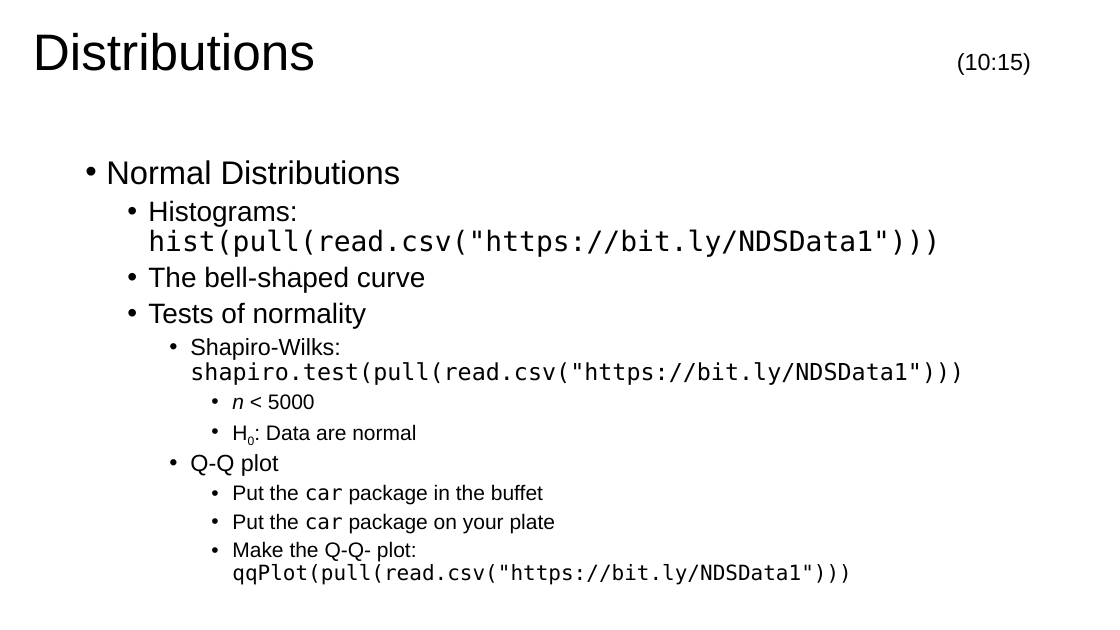
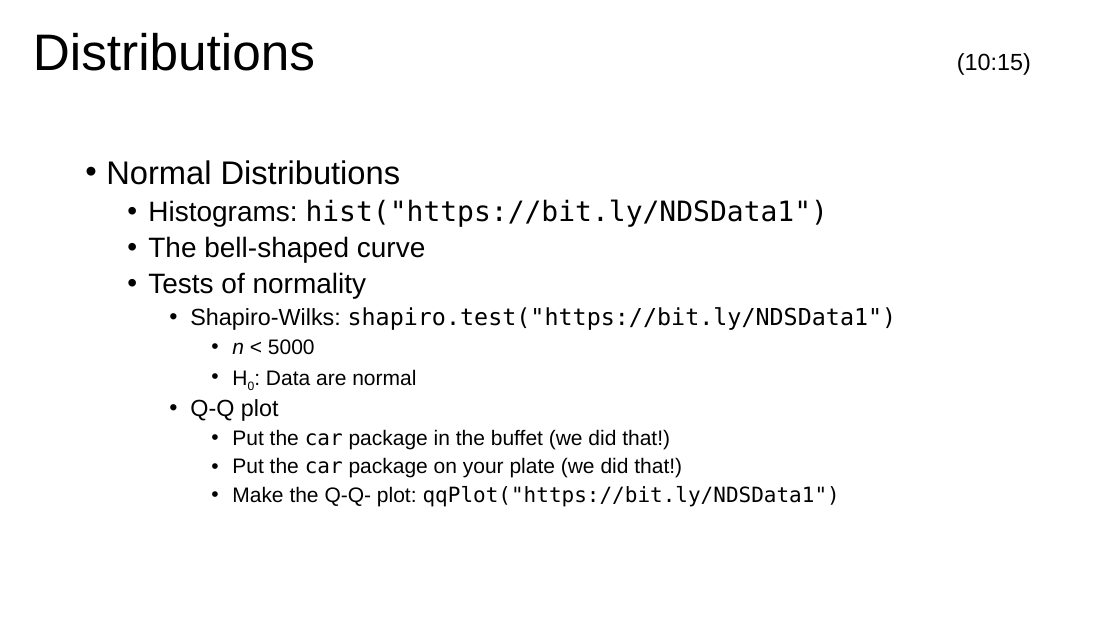
Before and after one commit to barneyricca/NDS_workshop, a slide deck: slide 16 of Slide Decks/Monday Morning.pptx. Drawn at 1120x630 pixels with LibreOffice and Linux fonts; fonts in the diff are those of the drawing; background and template pictures are left out. Boxes give left, top, right and bottom in pixels: in the first picture for what was removed or moved away, otherwise in the second. Text is boxed around its words. In the diff, an @@ line names an element or a change of style, - is before the commit and + after.

```diff
--- a/Slide Decks/Monday Morning.pptx
+++ b/Slide Decks/Monday Morning.pptx
@@ text at [148,199,829,227]: text changed @@
-  • Histograms: hist(pull(read.csv("https://bit.ly/NDSData1")))
+  • Histograms: hist("https://bit.ly/NDSData1")
@@ text at [190,307,897,330]: text changed @@
-    • Shapiro-Wilks: shapiro.test(pull(read.csv("https://bit.ly/NDSData1")))
+    • Shapiro-Wilks: shapiro.test("https://bit.ly/NDSData1")
@@ text at [232,429,840,507]: text changed @@
-      • Put the car package in the buffet
-      • Put the car package on your plate
-      • Make the Q-Q- plot: qqPlot(pull(read.csv("https://bit.ly/NDSData1")))
+      • Put the car package in the buffet (we did that!)
+      • Put the car package on your plate (we did that!)
+      • Make the Q-Q- plot: qqPlot("https://bit.ly/NDSData1")
```
Also in this commit, not shown: 13 other slides changed, 1 slide removed, 4 other files.
